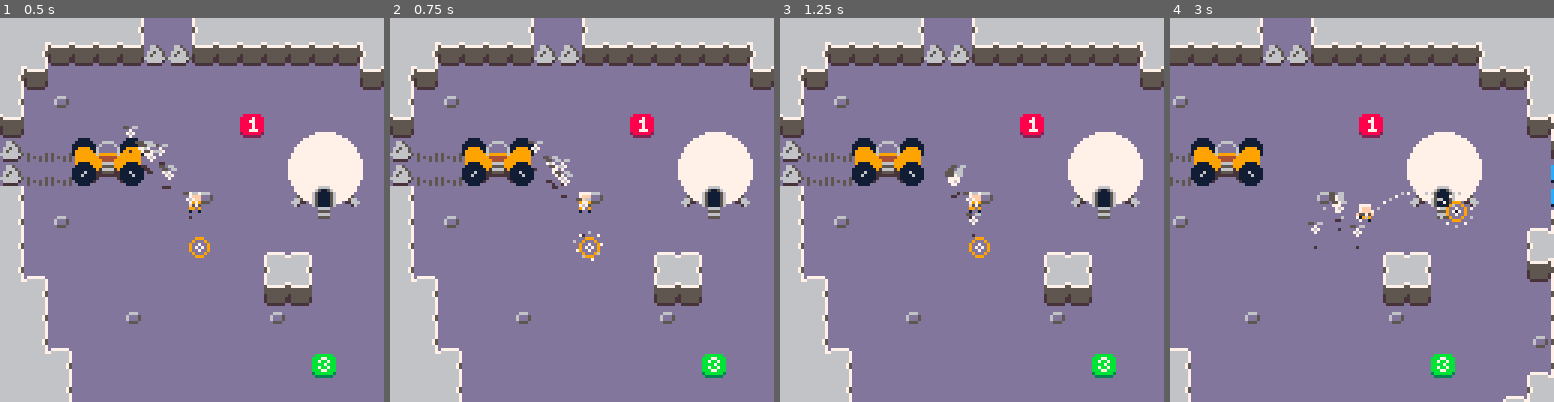
Above: before the commit, frames 1-4 (left to right).
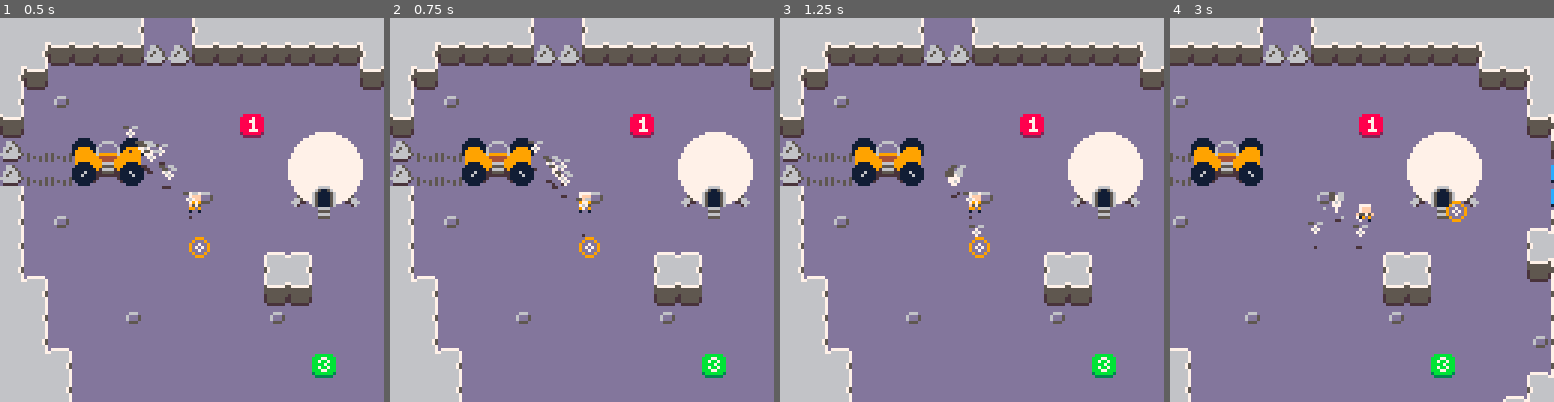
Above: after the commit, the same moments.

Repository: kevinthompson/moonbreak-p8
Game: PICO-8 cartridge moonbreak.p8
Two runs of this game, one before a commit and one after it. Both use one fixed random seed, a clock stepped at 60 frames per second and the inputs below.
Inputs:
- Up to frame 1 (0.5 s): tap X (X key) at 0.33 s
- Up to frame 2 (0.75 s): tap O (Z key) at 0.7 s
- Up to frame 3 (1.25 s): tap X (X key) at 1.07 s
- Up to frame 4 (3 s): hold Right 1.6-2.1 s; tap O (Z key) every 0.4 s from 1.7 to 2.9 s; tap X (X key) at 1.85, 2.97 s; hold Up 2.15-2.42 s; hold Right from 2.47 s (still down)

Frame 1 is identical in both runs. In frame 2, less than 0.1% of the frame differs, in the area x 47-56%, y 55-64%; in frame 3, 0.1%; in frame 4, 0.3%, in the area x 42-79%, y 44-61%.

Commit message:
feat: change control scheme
Move throw and recall both to primary button. Tapping primary will throw a bot, while holding primary for more than 10 frames will activate the recall ring.

Diff:
--- a/scripts/entities/cursor.lua
+++ b/scripts/entities/cursor.lua
@@ -31,6 +31,11 @@
 
     _ENV:move(nx,ny)
     _ENV:handle_recall()
+
+    if btnr(5) and btnf(5) < 10 and #player.bots > 0 then
+      local bot = player.bots[1]
+      bot:throw_at(cursor)
+    end
   end,
 
   draw = function(_ENV)
@@ -45,27 +50,10 @@
         c=c==6 and 7 or 6
       end
     end
-
-    if btn(5) then
-      -- draw arc to target position
-      local d = dist(_ENV, player)
-      local a = atan2(player.x - x, player.y - y)
-      local px = cos(a)
-      local py = sin(a)
-
-      pset(x,y,1)
-
-      for step=4,d-1,2 do
-        local h = arc(d,8,step)
-        pset(x+px*step,y-h+py*step,step%4==0 and 7 or 6)
-      end
-    end
   end,
 
   handle_recall = function(_ENV)
-    if (btn(5)) return
-
-    if btn(4) then
+    if btnf(5) > 10 then
       recall_radius = lerp(recall_radius, 16, .1)
 
       -- TODO: Iterate over only on-screen bots that are not in the player collection
--- a/scripts/entities/player.lua
+++ b/scripts/entities/player.lua
@@ -36,11 +36,6 @@
     else
       state = "idle"
     end
-
-    if btnr(5) and #bots > 0 then
-      local bot = bots[1]
-      bot:throw_at(cursor)
-    end
   end,
 
   draw=function(_ENV)
--- a/scripts/main.lua
+++ b/scripts/main.lua
@@ -5,7 +5,7 @@
 function _update60()
   async:update()
   scene.current:update()
-  pbtn=btn()
+  handle_input()
 end
 
 function _draw()
--- a/scripts/utilities/helpers.lua
+++ b/scripts/utilities/helpers.lua
@@ -70,11 +70,30 @@
   end
 end
 
+-- button methods
+-- ====================
+pbtn = 0
+bfr = {}
+
 -- button released
 function btnr(b)
-	local bit=shl(1,b)
-	return band(bit,pbtn)==bit
-	and btn()==band(bnot(bit),btn())
+  local bit=shl(1,b)
+  return band(bit,pbtn)==bit and btn()==band(bnot(bit),btn())
+end
+
+-- return button frame count
+function btnf(b)
+  return bfr[b+1] or 0
+end
+
+-- increment button frames
+function bframes()
+  for b=0,5 do bfr[b+1] = btn(b) and bfr[b+1]+1 or 0 end
+end
+
+function handle_input()
+  bframes()
+  pbtn=btn()
 end
 
 function astar(start, goal)
Not shown, changed: 21 lines of the sprite sheet (__gfx__) section of moonbreak.p8
Not shown, changed: sprites.png
